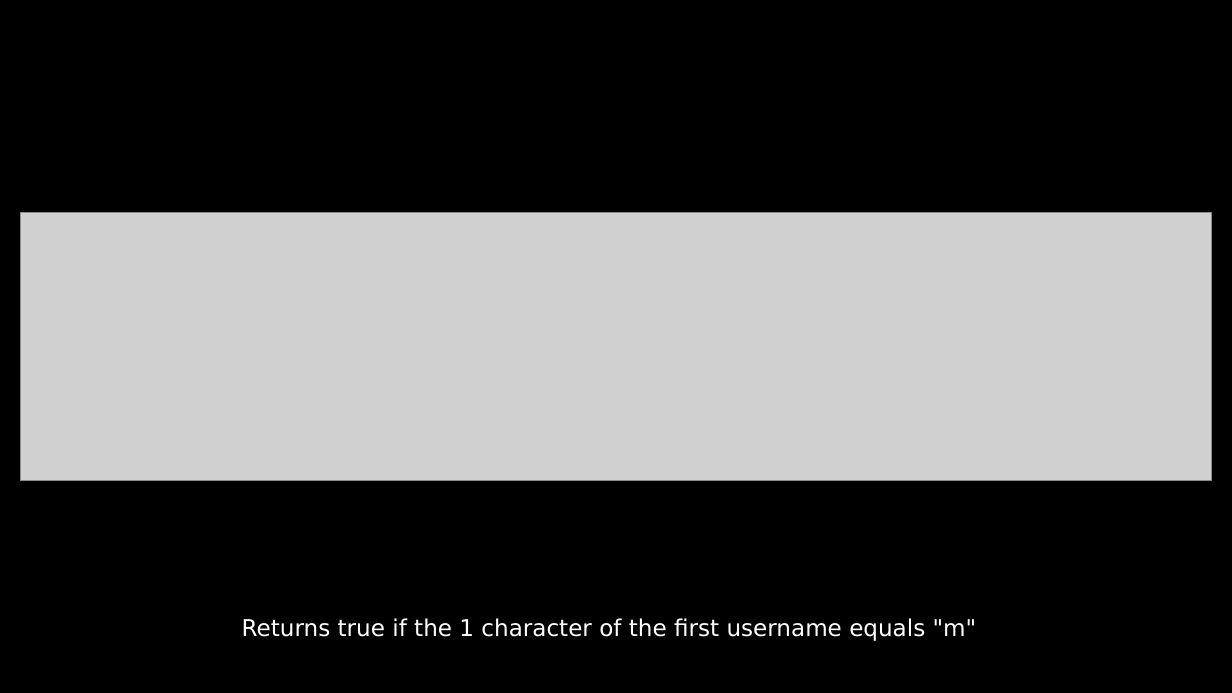
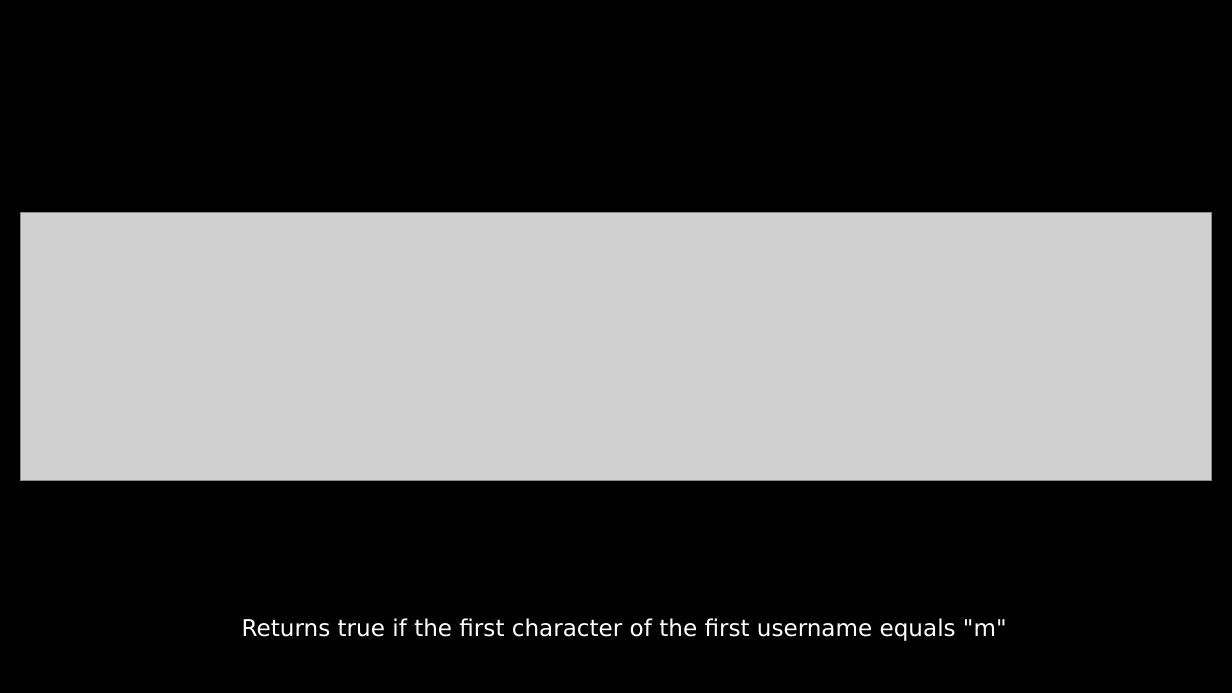
Before and after one commit to dschwarz91/websec-lecture, a slide deck: slide 29 of slides/6_Server_Attacks.pptx. Drawn at 1232x693 pixels with LibreOffice and Linux fonts; fonts in the diff are those of the drawing; grey boxes stand for pictures. Boxes give left, top, right and bottom in pixels: in the first picture for what was removed or moved away, otherwise in the second. Text is boxed around its words. In the diff, an @@ line names an element or a change of style, - is before the commit and + after.

```diff
--- a/slides/6_Server_Attacks.pptx
+++ b/slides/6_Server_Attacks.pptx
@@ text at (242, 618, 1007, 641): text changed @@
-Returns true if the 1 character of the first username equals "m"
+Returns true if the first character of the first username equals "m"
```
Also in this commit, not shown: 4 other slides changed, 2 other files.
